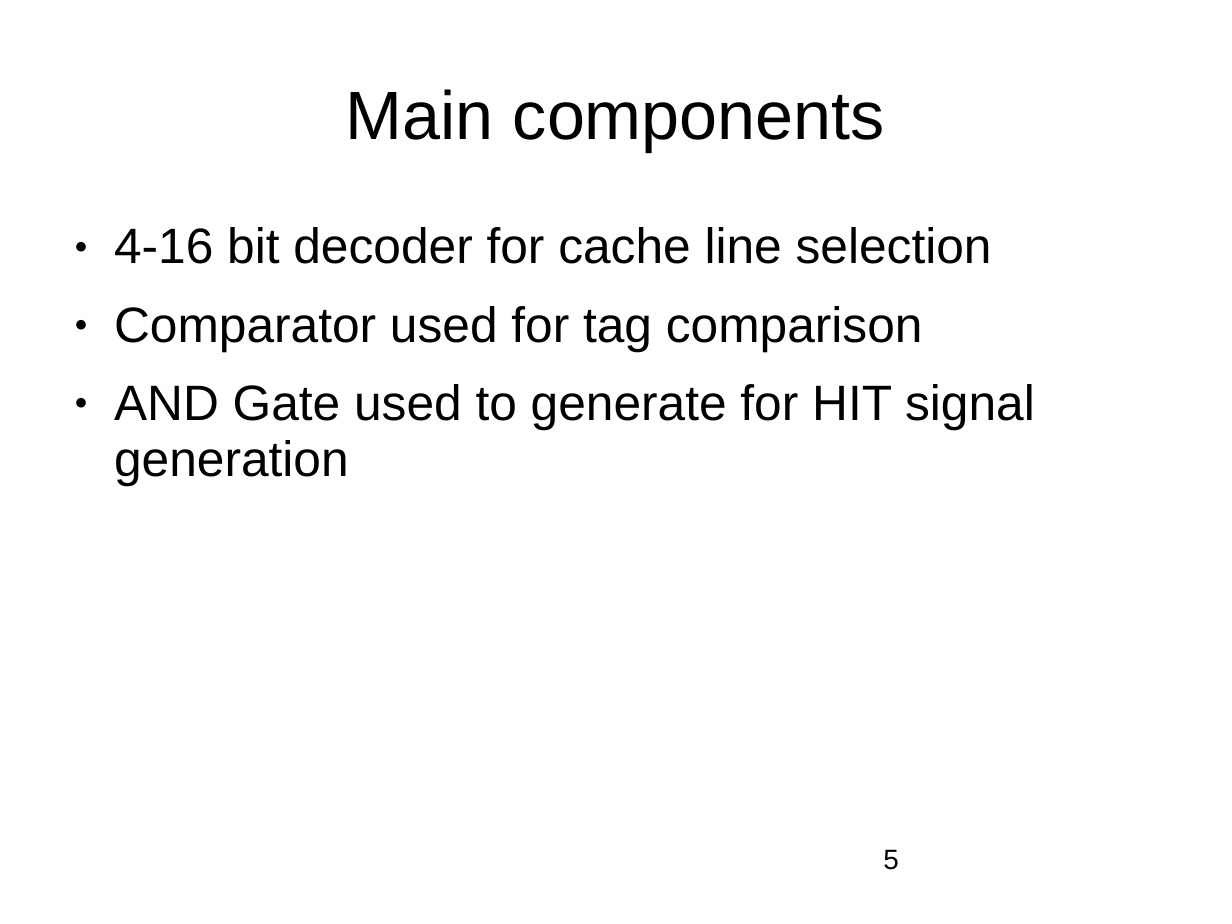
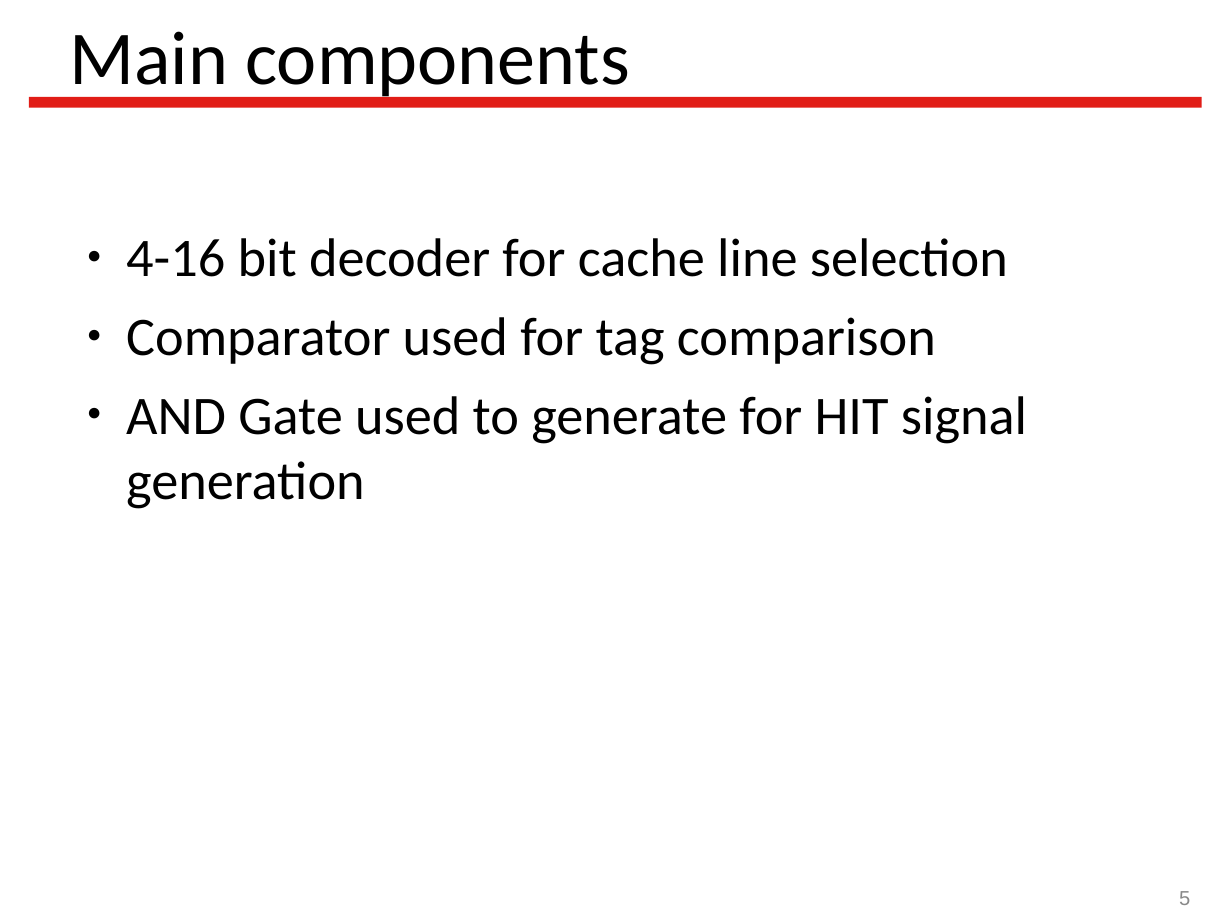
Before and after one commit to Latootoo/ECSE_548, a slide deck: slide 5 of Reports/presentation/Vlsi_project_presentation.ppt. Drawn at 1232x924 pixels with LibreOffice and Linux fonts; fonts in the diff are those of the drawing; background and template pictures are left out. Boxes give left, top, right and bottom in pixels: in the first picture for what was removed or moved away, otherwise in the second. Text is boxed around its words. In the diff, an @@ line names an element or a change of style, - is before the commit and + after.

Commit message:
ppt theme updated

```diff
--- a/Reports/presentation/Vlsi_project_presentation.ppt
+++ b/Reports/presentation/Vlsi_project_presentation.ppt
@@ title "Main components": place and size @@
-title "Main components" at [346,89,885,151]
+title "Main components" at [70,31,629,102]
@@ title "Main components" at [70,31,629,102]: size 44 to 49 pt, font Arial to Calibri; alignment centre to left; line spacing 0.94 to 1 @@
@@ line added from (29, 102) to (1202, 102), #E11D17 7 pt @@
@@ text "4-16 bit decoder for cache ..." at [126,238,1027,509]: size 32 to 35 pt, font Arial to Calibri; line spacing 0.94 to 1; less space between paragraphs @@
@@ page number: place and size @@
-page number at [883,849,899,870]
+page number at [1179,891,1190,905]
@@ page number at [1179,891,1190,905]: size 18 to 13 pt, text colour #000000 to #898989; alignment left to right; vertical alignment top to middle @@
```
Also in this commit, not shown: 6 other slides changed.
